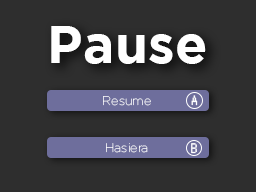
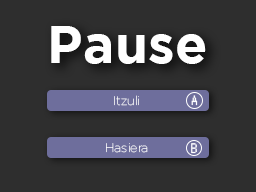
Revision of a layered w=256, h=192 image; what changed, layer by layer:
renamed "Resume" to "Itzuli", painted on it over [103,95,151,106]
